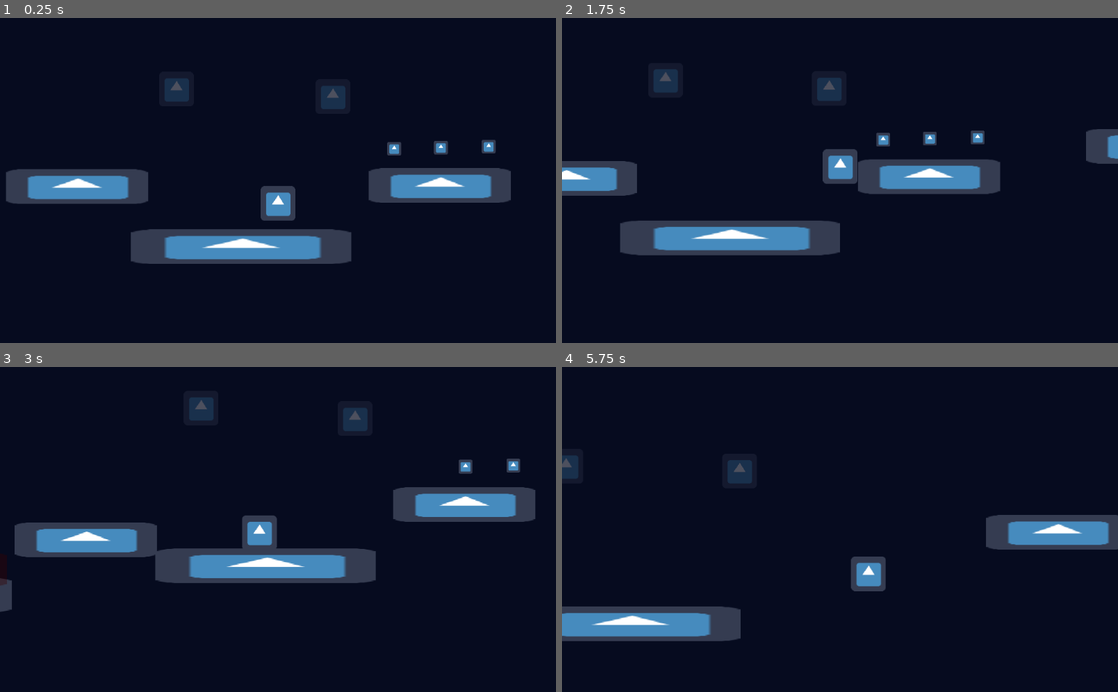
Above: before the commit, frames 1-4 (two rows, left to right).
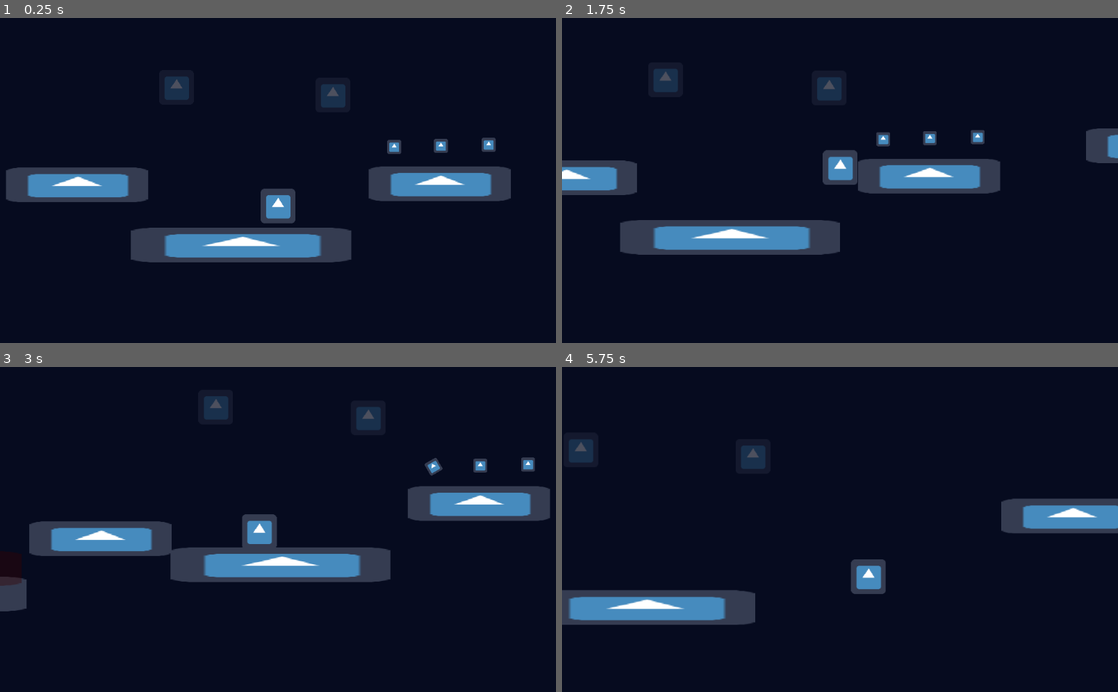
Above: after the commit, the same moments.

Repository: SpyrexDE/CAPY
Game: Godot game, scene res://src/levels/level01/level01.tscn
Same seed, same stepped clock (60 frames per second), same inputs: the game is played once before the commit and once after it. The engine's default icon, where the game draws it, is replaced by a stand-in: a white triangle on a blue panel in a dark square.
Inputs (mouse positions are in pixels of both pictures, inside the frame that each line leads up to):
- Up to frame 1 (0.25 s): no input
- Up to frame 2 (1.75 s): move the mouse to (962, 164) at 0.52 s; hold Space (jump) 0.53-1.28 s; hold D (move_right) from 0.53 s (still down); move the mouse to (728, 196) at 1.27 s; click (728, 196) at 1.35 s; tap Space (jump) at 1.52, 1.55 s
- Up to frame 3 (3 s): tap Space (jump) at 1.82 s; move the mouse to (333, 458) at 2.02 s; release D (move_right) at 2.03 s; hold Left (move_left) 2.03-2.78 s; hold Space (jump) 2.03-2.78 s; move the mouse to (250, 594) at 2.77 s; hold D (move_right) from 2.78 s (still down); click (250, 594) at 2.85 s
- Up to frame 4 (5.75 s): tap Space (jump) at 3.02, 3.05, 3.32, 4.52, 4.55, 4.82 s; move the mouse to (1006, 578) at 3.52 s; hold Space (jump) 3.53-4.28 s; move the mouse to (673, 480) at 4.27 s; release D (move_right) at 4.28 s; hold Left (move_left) 4.28-5.03 s; click (673, 480) at 4.35 s; move the mouse to (867, 529) at 5.02 s; hold D (move_right) from 5.03 s (still down); hold Space (jump) from 5.03 s (still down)

The runs differ from the first frame. In frame 1, 2.8% of the frame differs, in the area x 1-92%, y 18-76%; in frame 2, 1.0%; in frame 3, 5.9%; in frame 4, 9.1%, in the area x 0-100%, y 22-85%.

Commit message:
Remove unnecessary lerp call

Diff:
--- a/src/characters/player/Player.gd
+++ b/src/characters/player/Player.gd
@@ -95,7 +95,7 @@
 
 	# Make jump shorter when no longer pressed
 	if !should_jump && !is_on_floor():
-		motion.y += lerp(0, GRAVITY * delta * TARGET_FPS, 0.8)
+		motion.y += GRAVITY * delta * TARGET_FPS
 
 	# Apply motion and rotation
 	motion = move_and_slide(motion, Vector2.UP, false, 4, PI/4, false)
